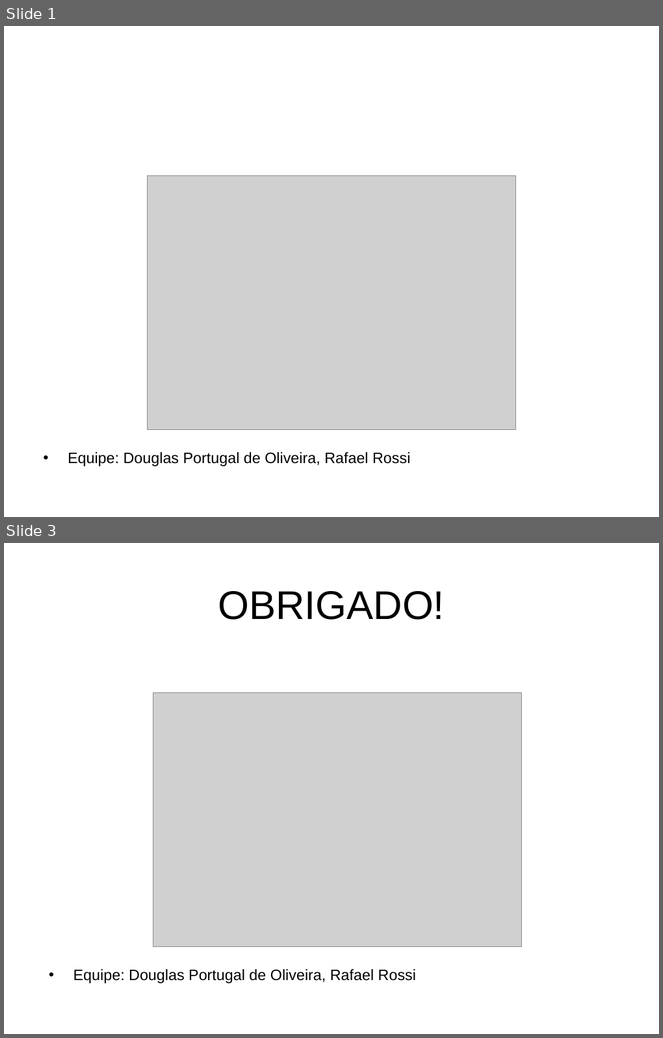
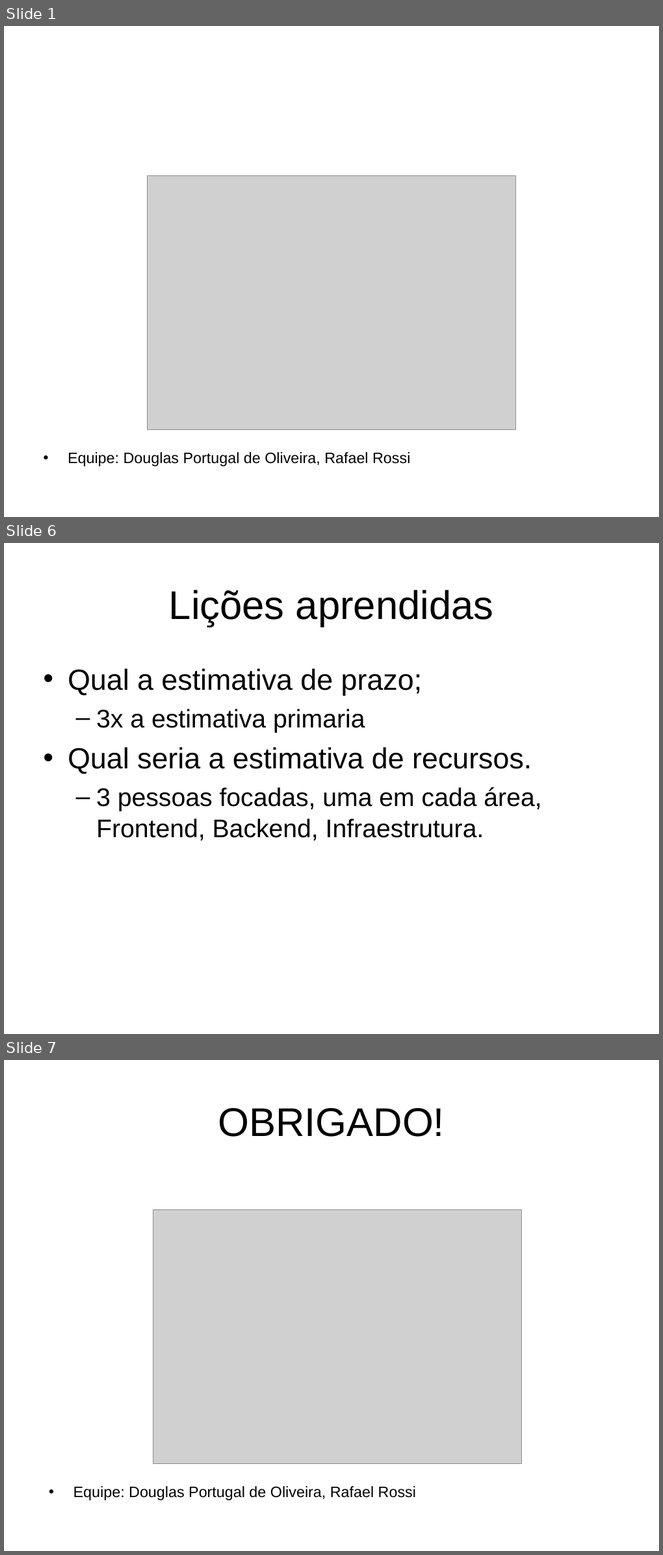
Before and after one commit to rbrossi/projetos-2, a slide deck: Docs/2018-06-25 FONTES e Manual Usuario/Apresentação.ppt. Shown one above the other, each under a label of ours: slides 1 and 3 before the commit, slides 1, 6 and 7 after it; the slides between them are not shown. The pictures are 663x1038 and 663x1555 pixels, drawn with LibreOffice and Linux fonts; fonts in the diff are those of the drawing; grey boxes stand for pictures; background and template pictures are left out. Boxes give left, top, right and bottom in pixels: in the first picture for what was removed or moved away, otherwise in the second. Text is boxed around its words. In the diff, an @@ line names an element or a change of style, - is before the commit and + after.

```diff
--- a/Docs/2018-06-25 FONTES e Manual Usuario/Apresentação.ppt
+++ b/Docs/2018-06-25 FONTES e Manual Usuario/Apresentação.ppt
@@ slide 6 added at [4, 543, 659, 1034], background picture (left out) @@
@@ title added at [169, 590, 494, 627], 44 pt, text #000000 @@
+Lições aprendidas
@@ text added at [68, 668, 542, 841], 28 pt, text #000000 @@
+• Qual a estimativa de prazo;
+  – 3x a estimativa primaria
+• Qual seria a estimativa de recursos.
+  – 3 pessoas focadas, uma em cada área, Frontend, Backend, Infraestrutura.
@@ what was slide 3 is now slide 7 @@
```
Also in this commit, not shown: 4 other slides added, 1 slide removed, 2 other files.
